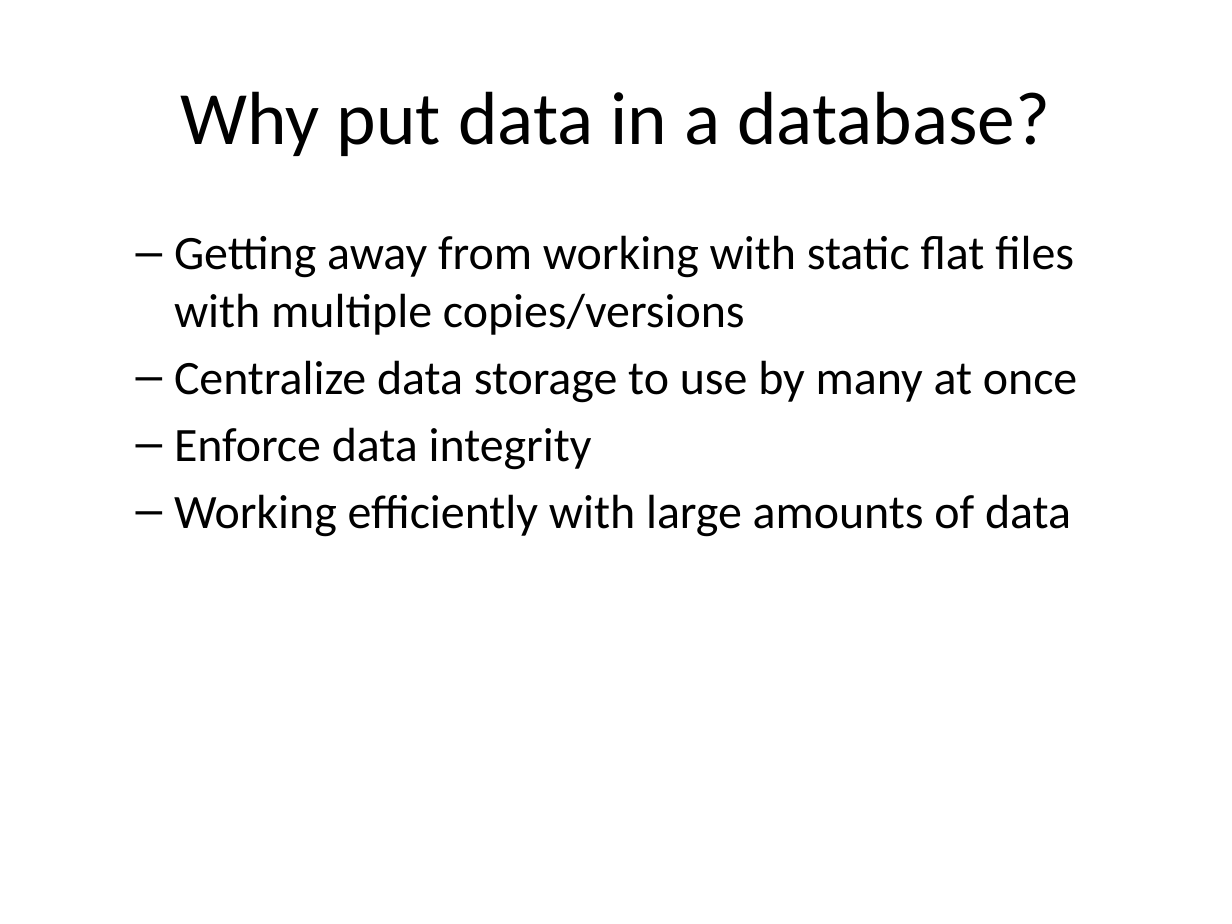
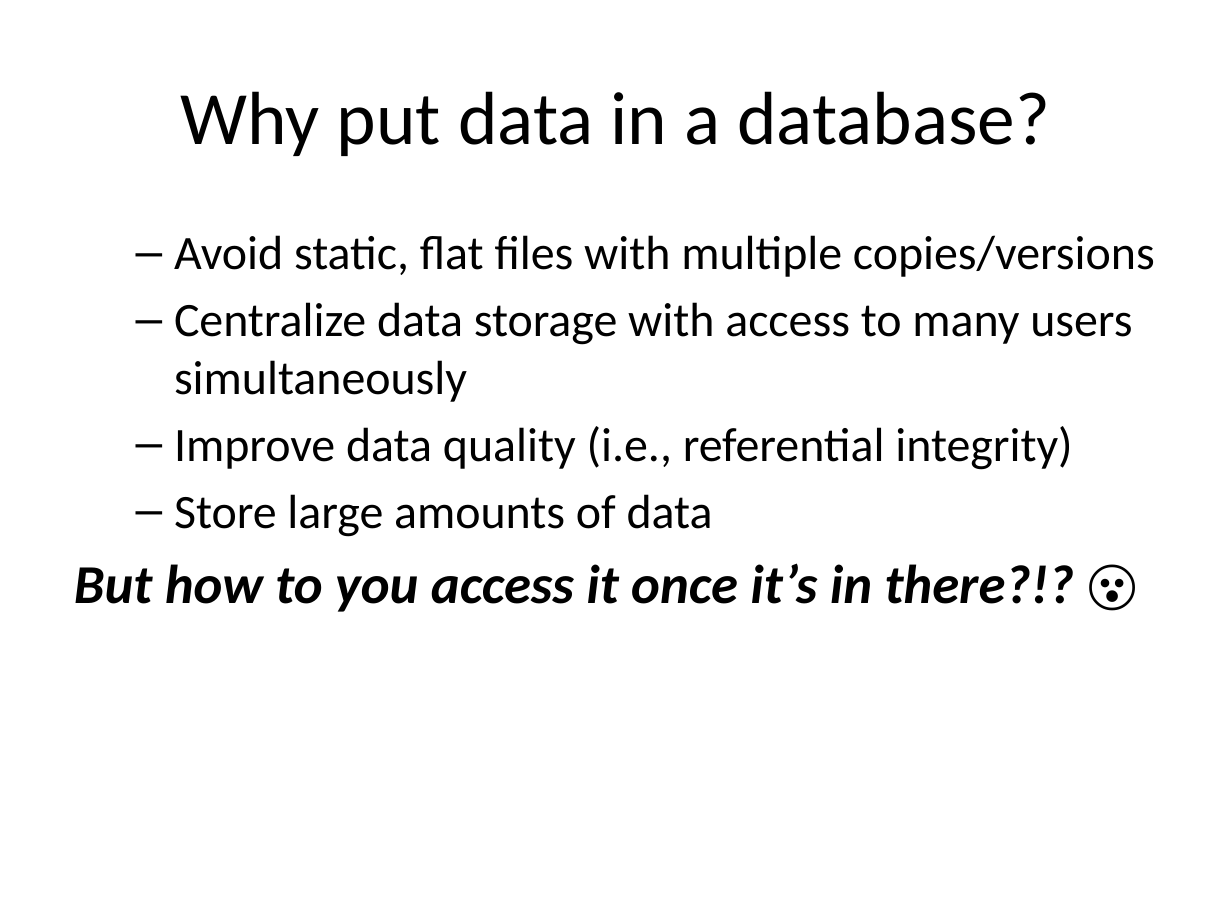
Before and after one commit to kstierhoff/rDatabase, a slide deck: slide 5 of Doc/databases-and-R_Presentation.pptx (slide 3 before the commit). Drawn at 1232x924 pixels with LibreOffice and Linux fonts; fonts in the diff are those of the drawing. Boxes give left, top, right and bottom in pixels: in the first picture for what was removed or moved away, otherwise in the second. Text is boxed around its words. In the diff, an @@ line names an element or a change of style, - is before the commit and + after.

```diff
--- a/Doc/databases-and-R_Presentation.pptx
+++ b/Doc/databases-and-R_Presentation.pptx
@@ text at [74, 235, 1155, 612]: text changed @@
-  – Getting away from working with static flat files with multiple copies/versions
-  – Centralize data storage to use by many at once
-  – Enforce data integrity
-  – Working efficiently with large amounts of data
+  – Avoid static, flat files with multiple copies/versions
+  – Centralize data storage with access to many users simultaneously
+  – Improve data quality (i.e., referential integrity)
+  – Store large amounts of data
+But how to you access it once it’s in there?!? 😮
```
Also in this commit, not shown: 1 other slide changed, 12 slides added, 3 slides removed, 10 other files.
